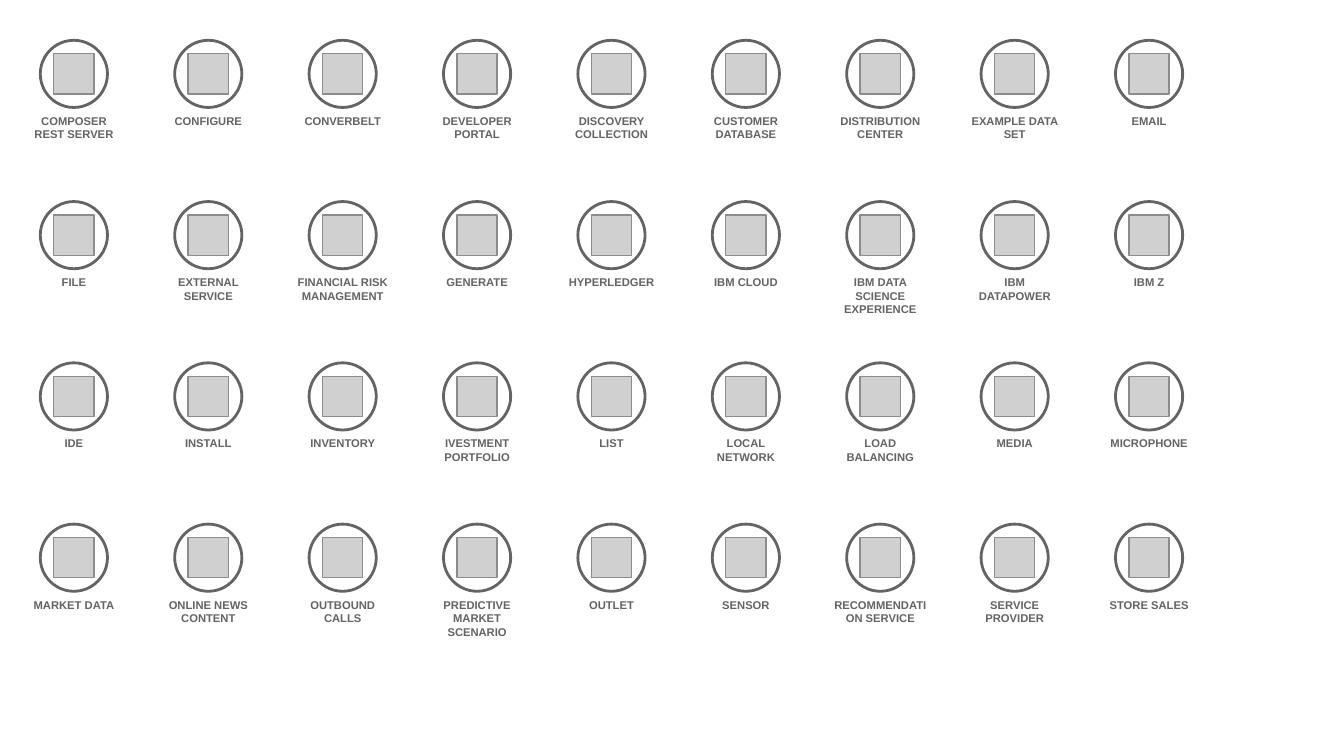
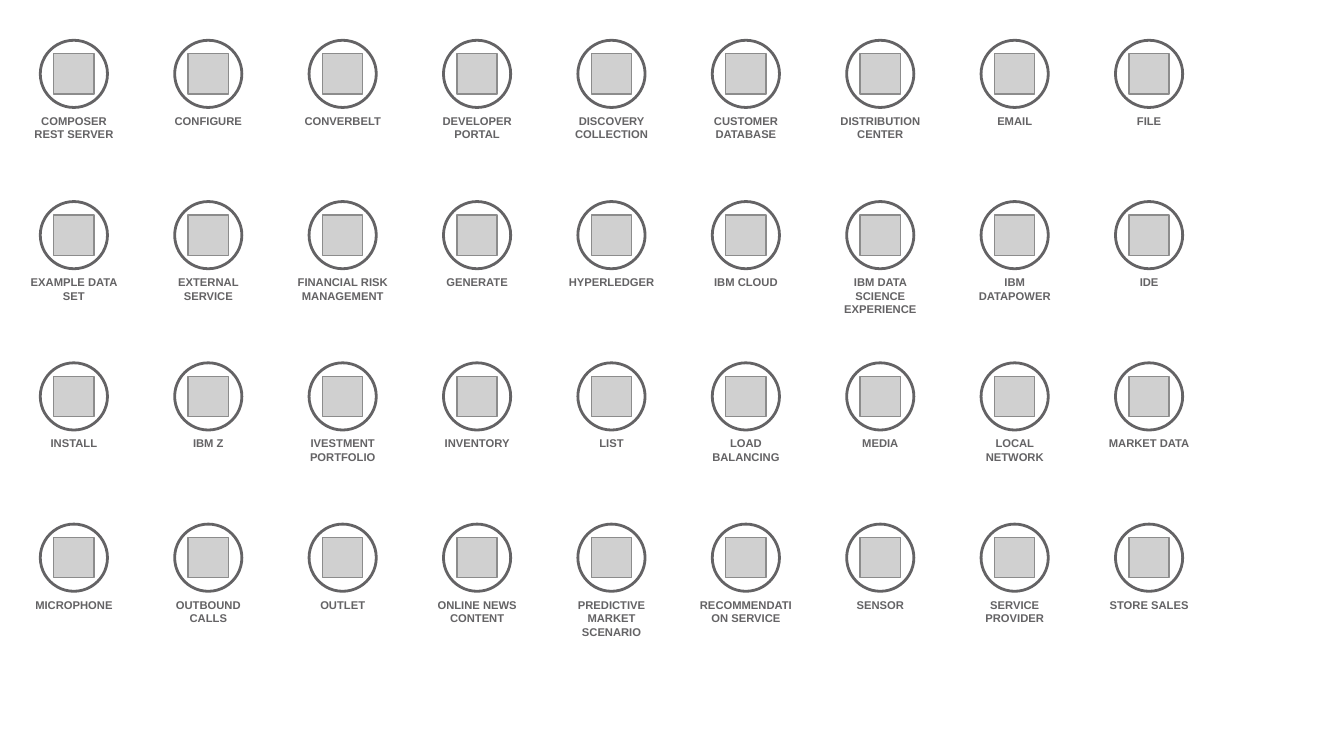
Before and after one commit to l2fprod/myarchitecture, a slide deck: slide 11 of mycatalog-architecture-diagram-template.pptx. Drawn at 1344x756 pixels with LibreOffice and Linux fonts; fonts in the diff are those of the drawing; grey boxes stand for pictures. Boxes give left, top, right and bottom in pixels: in the first picture for what was removed or moved away, otherwise in the second. Text is boxed around its words. In the diff, an @@ line names an element or a change of style, - is before the commit and + after.

```diff
--- a/mycatalog-architecture-diagram-template.pptx
+++ b/mycatalog-architecture-diagram-template.pptx
@@ text removed at (x1=972, y1=117, x2=1058, y2=138) @@
-EXAMPLE DATA SET
@@ text added at (x1=1137, y1=117, x2=1161, y2=125), 6 pt, text #646365, bold @@
+FILE
@@ text at (x1=31, y1=278, x2=117, y2=300): text changed @@
-FILE
+EXAMPLE DATA SET
@@ text at (x1=1140, y1=278, x2=1159, y2=286): text changed @@
-IBM Z
+IDE
@@ text removed at (x1=65, y1=439, x2=84, y2=447) @@
-IDE
@@ text added at (x1=193, y1=439, x2=224, y2=447), 6 pt, text #646365, bold @@
+IBM Z
@@ text "LOCAL NETWORK" moved from (x1=717, y1=439, x2=775, y2=461) to (x1=986, y1=439, x2=1044, y2=461) @@
@@ text at (x1=1109, y1=439, x2=1189, y2=447): text changed @@
-MICROPHONE
+MARKET DATA
@@ text "OUTLET" moved from (x1=589, y1=601, x2=634, y2=609) to (x1=320, y1=601, x2=365, y2=609) @@
@@ text "ONLINE NEWS CONTENT" moved from (x1=169, y1=601, x2=248, y2=622) to (x1=438, y1=601, x2=517, y2=622) @@
@@ 3 texts moved together from (x1=310, y1=439, x2=769, y2=636) to (x1=445, y1=439, x2=904, y2=636) @@
@@ 7 texts moved together from (x1=185, y1=117, x2=1167, y2=622) to (x1=51, y1=117, x2=1032, y2=622) @@
@@ text at (x1=35, y1=601, x2=112, y2=609): text changed @@
-MARKET DATA
+MICROPHONE
```
Also in this commit, not shown: 15 other slides changed, 1 slide added, 1 slide removed.
